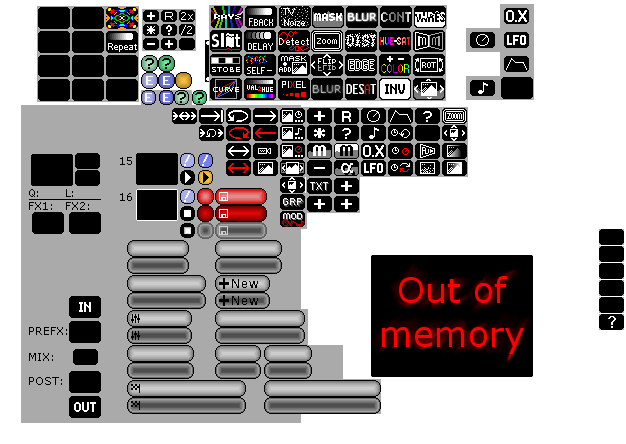
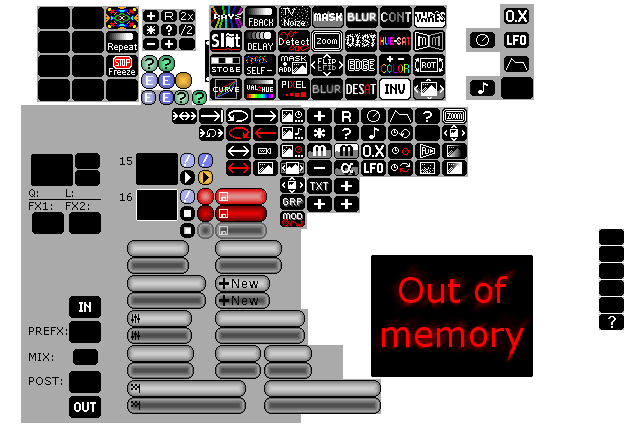
Layered file, before and after one edit (626px x 444px). Changes by layer:
painted on "EffectIcons" over [left=109, top=56, right=135, bottom=75]
